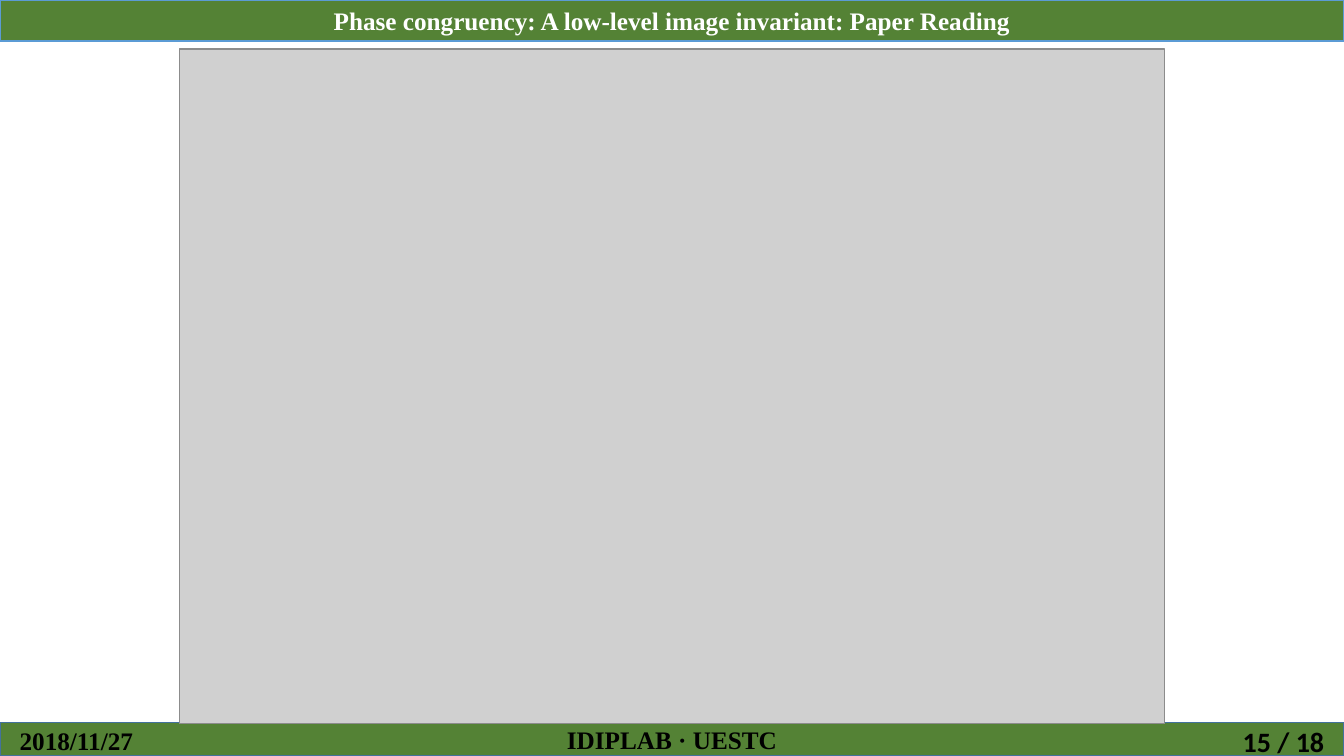
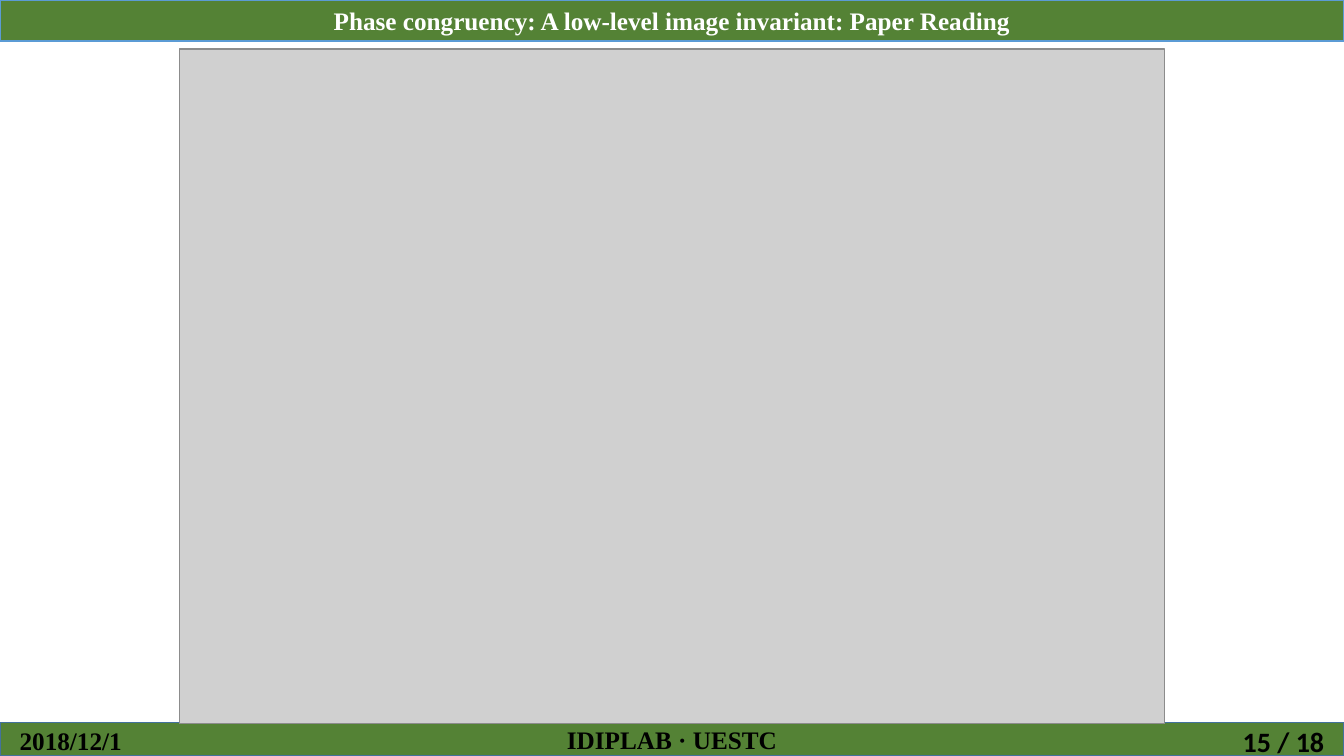
Before and after one commit to LiaoLIDIP/Slide-IDIPLab, a slide deck: slide 15 of 廖龙/第13周_2018秋/2018.12.1第13周组会汇报_廖龙.pptx. Drawn at 1344x756 pixels with LibreOffice and Linux fonts; fonts in the diff are those of the drawing; grey boxes stand for pictures. Boxes give left, top, right and bottom in pixels: in the first picture for what was removed or moved away, otherwise in the second. Text is boxed around its words. In the diff, an @@ line names an element or a change of style, - is before the commit and + after.

```diff
--- a/廖龙/第13周_2018秋/2018.12.1第13周组会汇报_廖龙.pptx
+++ b/廖龙/第13周_2018秋/2018.12.1第13周组会汇报_廖龙.pptx
@@ text at (20,733,122,756): text changed @@
-2018/11/27
+2018/12/1
```
Also in this commit, not shown: 17 other slides changed, 1 other file.
